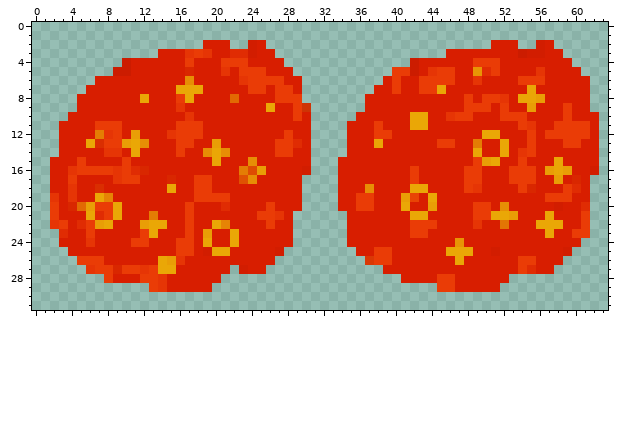
Two states of a pixel-art sprite, trunk/Test/ve2/Assets/lava1.png. That is the earlier state.
The file is 64x32 pixels. Colours within 5 levels of each other are drawn and written as one.
And afterwards:
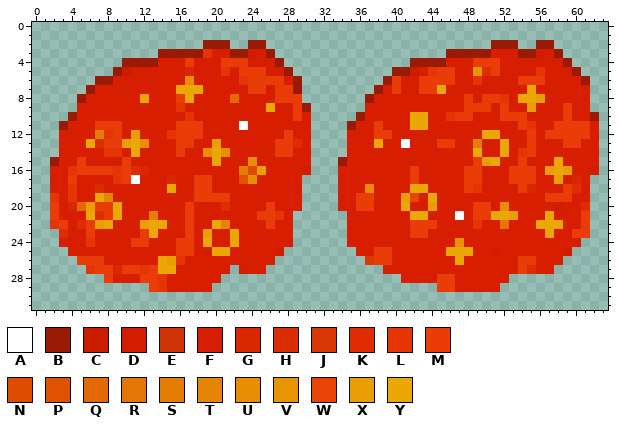
Palette (. is transparent): A #ffffff  B #991a05  C #cc1c00  D #d21d00  E #ce3405  F #d81e00  G #d92700  H #da2e01  J #da3805  K #e02c03  L #e63505  M #ea3c06  N #de4c02  P #df5202  Q #e26903  R #e37604  S #e47d04  T #e68405  U #e78e05  V #e89505  W #e94405  X #e99e06  Y #eaa706
Changes in this commit:
@@ x 0..63 @@
  1 ................................................................
- 2 ...................FFF..DF.........................FFF..DF......
- 3 ..............FFFLMLFFKKDFF...................FFFFFFFFCDDFF.....
- 4 ..........CFFFFFFMFFFMMMFFFF..............CFFFFFFMMMFFFFFFFF....
- 5 .........CCFFFFFFGFFFLFMMMFFF...........MMCFLMMFFVKMFFFFLFFFF...
- 6 .......FFFFFFFFFFUFFFFFLMMMMFF.........FMFFMMMMFFLFFFFMMMFFFFF..
- 7 ......FFFFFFFFFFYYYFFFFFMMFMMF........FFMFFMMYFFFFFFFFFYFFFFFF..
- 8 .....FFFFFFFYFFFMYFFFFQFFFFMMM.......FFFFFFFFFFFMFMMLFYYXFFFFF..
- 9 .....FFFFFFFFFFFLFFFFFFFFFYFFME......FFFFFFFFFFFMMMFMFFXFFFMFF..
-10 ....FFFFFFFFFFFFFLFFFFFFFFFFFMF.....FFFFFFYYFFLMMFFFMMMFFFFMFFF.
-11 ...FFFFMMMFFFFFFMMMFFFFFFFFFFFF....FFFMFFFYYFFFFFFFFFFMLFFMMMMF.
+ 2 ...................BBB..BB.........................BBB..BB......
+ 3 ..............BBBBBLFFBBDFB...................BBBBBFFFBBDFB.....
+ 4 ..........BBBBFFFMFFFMMMFFFB..............BBBBFFFMMMFFFFFFFB....
+ 5 .........BCFFFFFFGFFFLFMMMFFB...........BBCFLMMFFVKMFFFFLFFFB...
+ 6 .......BBFFFFFFFFUFFFFFLMMMMFB.........BMFFMMMMFFLFFFFMMMFFFFB..
+ 7 ......BFFFFFFFFFYYYFFFFFMMFMMB........BFMFFMMYFFFFFFFFFYFFFFFF..
+ 8 .....BFFFFFFYFFFMYFFFFQFFFFMMM.......BFFFFFFFFFFMFMMLFYYXFFFFF..
+ 9 .....FFFFFFFFFFFLFFFFFFFFFYFFMB......FFFFFFFFFFFMMMFMFFXFFFMFF..
+10 ....BFFFFFFFFFFFFLFFFFFFFFFFFMF.....BFFFFFYYFFLMMFFFMMMFFFFMFFB.
+11 ...BFFFMMMFFFFFFMMMFFFFAFFFFFFF....BFFMFFFYYFFFFFFFFFFMLFFMMMMF.
 12 ...FFFFSLMFXFFFLMMMFFFFFFFFFMFF....FFFMMFFFFFFFFFFYYFFFMFMMMMMF.
-13 ...FFFYHMMXYUFFFMMFFXFFFFFFMMKF....FFFYFFFFFFMMFFSFFYFFMFFFMMFF.
+13 ...FFFYHMMXYUFFFMMFFXFFFFFFMMKF....FFFYFFAFFFMMFFSFFYFFMFFFMMFF.
 14 ...FFFFFLLFYFFFFMFFUYUFFFFFMMFF....FFFFFFFFFFFFFFYFFYFLMFFFFFFF.
-15 ..FFFMFFFFMFFFFFFFFFYFFFUFFFFFF...FFFFFFFFFFFFFFFMXYFFMFFFYFFFF.
+15 ..BFFMFFFFMFFFFFFFFFYFFFUFFFFFF...BFFFFFFFFFFFFFFMXYFFMFFFYFFFF.
 16 ..FFLMMMMLMKGFFFFFFFFFFSNXFFFFD...FFFFFFFFMFFFFFMMFFFMMMFXYXFFD.
-17 ..FFMFFFFLMMFFFGFFMMFFFPUFFFFF....FFFFFFFFMFFFFFMMFFFMMMFFXFGF..
+17 ..FFMFFFFLMAFFFGFFMMFFFPUFFFFF....FFFFFFFFMFFFFFMMFFFMMMFFXFGF..
 18 ..FFLFFHFFFFFFFYFFMMFFFFFFFFFF....FFFUFFFFYYFFFFMLFFFFMGFFFMKF..
@@ x 45..49 @@
 20 FFFFM
-21 FFFFM
+21 FFAFM
 22 FFFFL
Changed places in both pictures, as pixel boxes (x1, y1, x2, y2):
changed: (59, 40, 599, 148)
changed: (50, 157, 59, 166)
changed: (338, 157, 347, 166)
changed: (131, 175, 140, 184)
changed: (455, 211, 464, 220)
